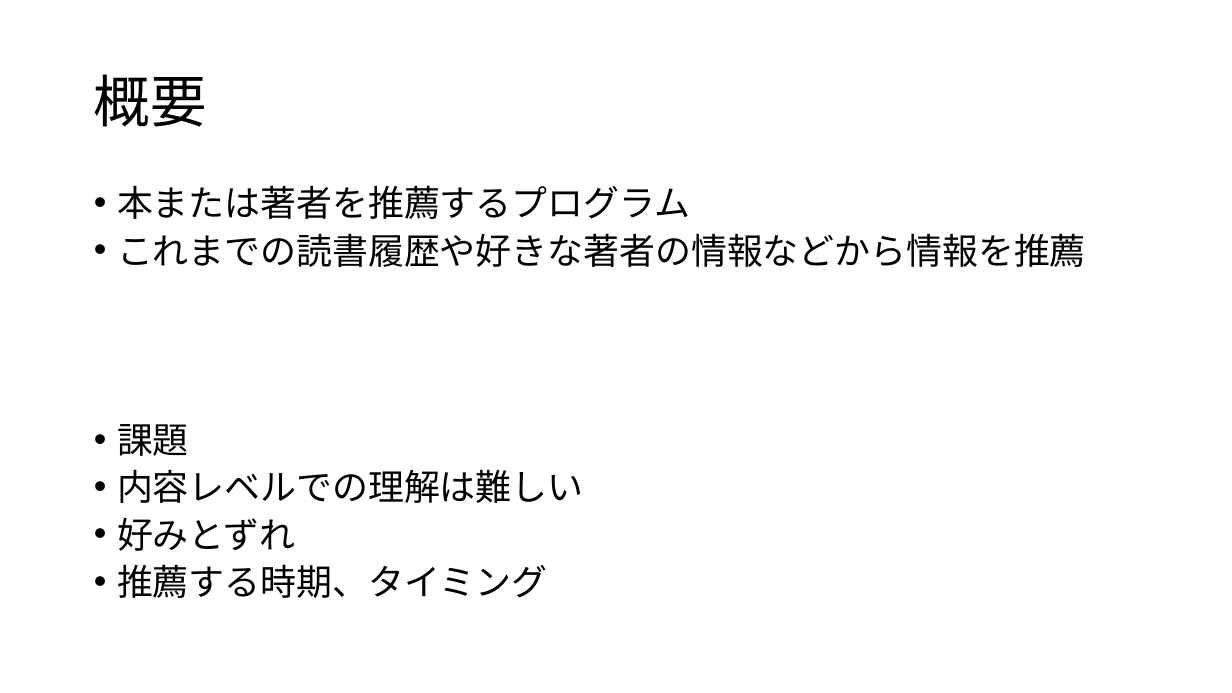
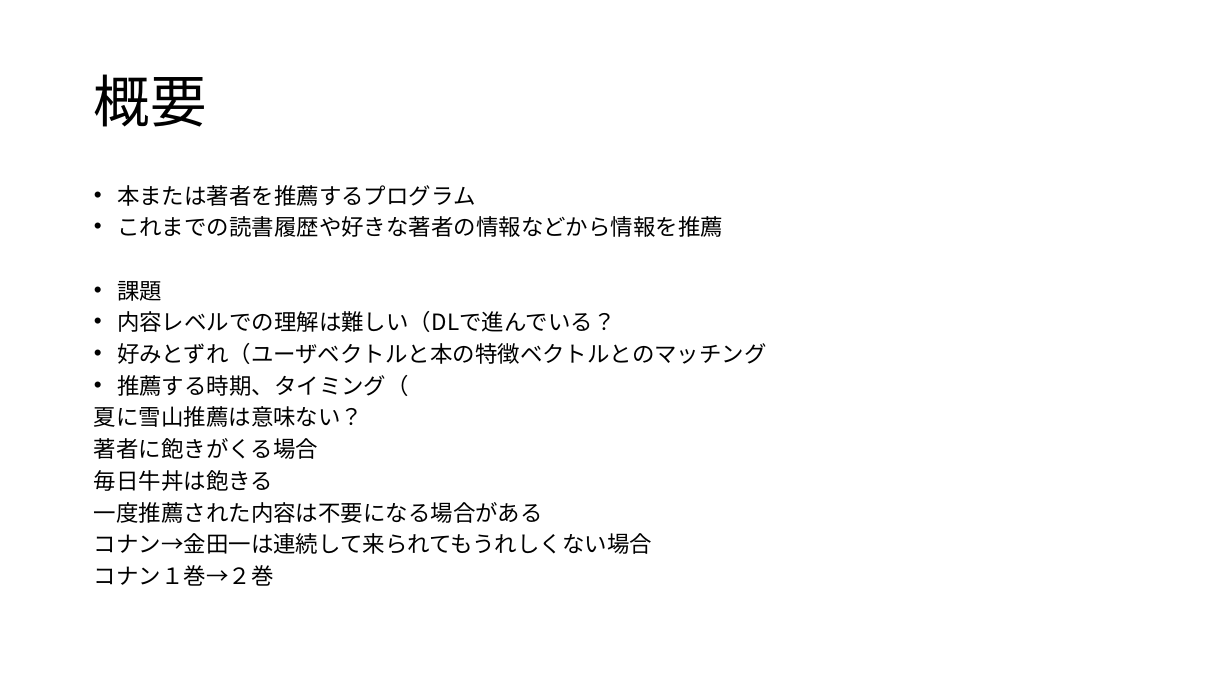
Before and after one commit to kait-takanolab/1821121-shimaoka-thesis, a slide deck: slide 14 of 1821121_shimaoka_sotsuken.pptx. Drawn at 1232x693 pixels with LibreOffice and Linux fonts; fonts in the diff are those of the drawing. Boxes give left, top, right and bottom in pixels: in the first picture for what was removed or moved away, otherwise in the second. Text is boxed around its words. In the diff, an @@ line names an element or a change of style, - is before the commit and + after.

```diff
--- a/1821121_shimaoka_sotsuken.pptx
+++ b/1821121_shimaoka_sotsuken.pptx
@@ text at box(117, 185, 723, 301): size 28 to 17.5 pt in "本または著者を推薦するプログラム", "これまでの読書履歴や好きな著者の情報などから情報を推薦", "課題"; line spacing 0.8 to 0.7 @@
@@ text at box(94, 311, 767, 586): text changed; size 28 to 17.5 pt @@
-• 内容レベルでの理解は難しい
-• 好みとずれ
-• 推薦する時期、タイミング
+• 内容レベルでの理解は難しい（DLで進んでいる？
+• 好みとずれ（ユーザベクトルと本の特徴ベクトルとのマッチング
+• 推薦する時期、タイミング（
+夏に雪山推薦は意味ない？
+著者に飽きがくる場合
+毎日牛丼は飽きる
+一度推薦された内容は不要になる場合がある
+コナン→金田一は連続して来られてもうれしくない場合
+コナン１巻→２巻
```
Also in this commit, not shown: 4 other slides changed, 2 slides removed.
